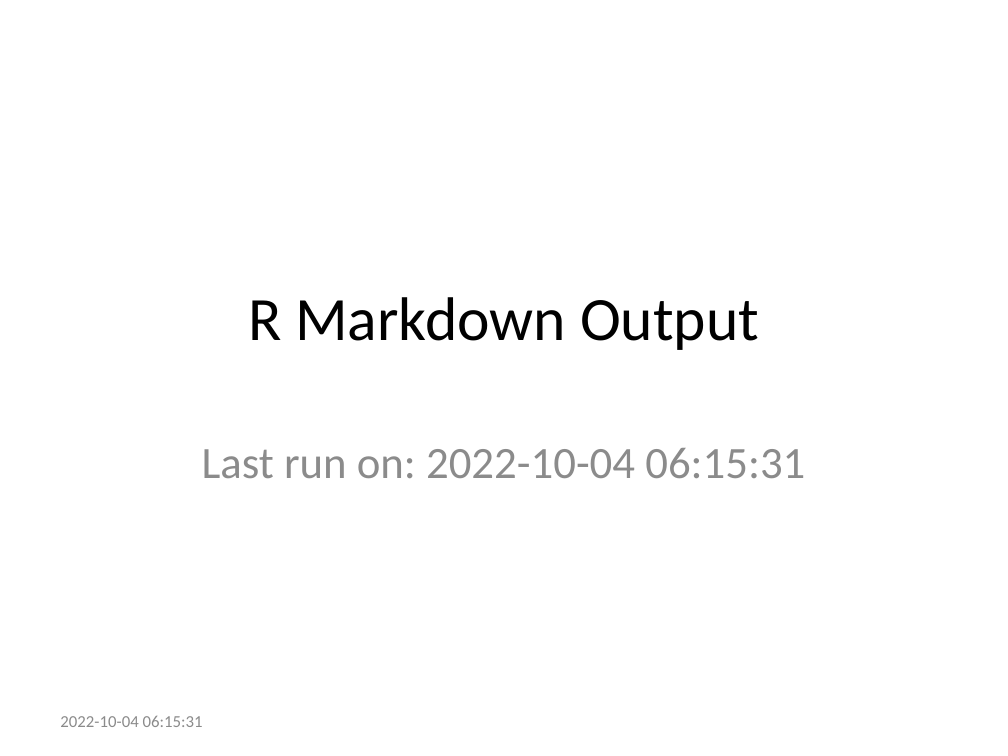
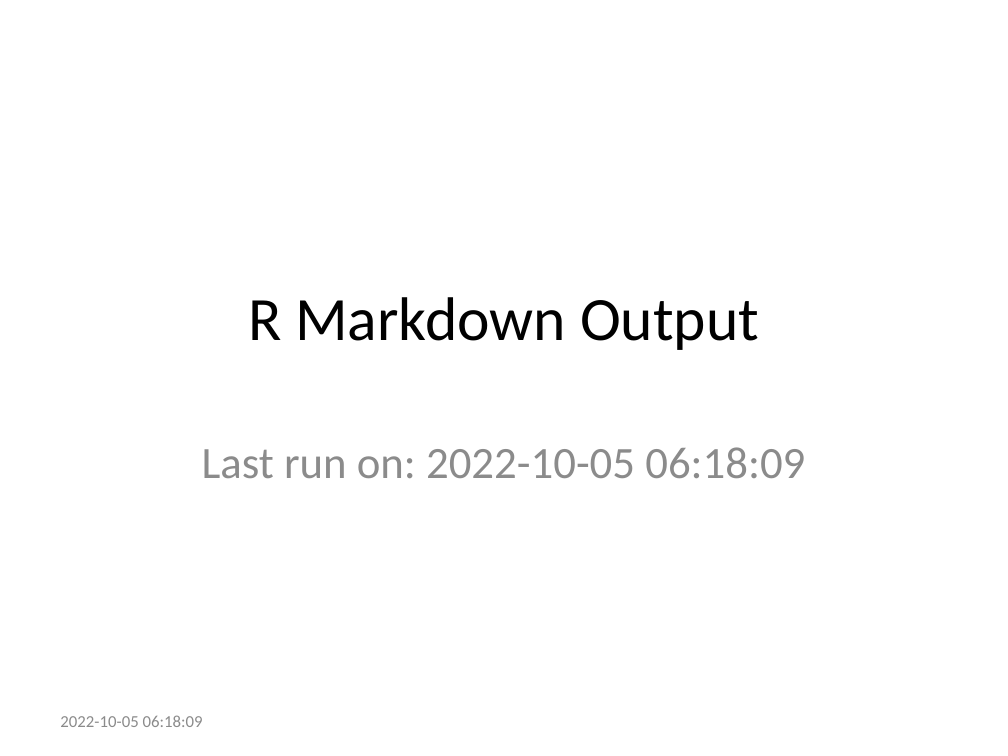
Before and after one commit to ries9112/R-Markdown-Gallery, a slide deck: slide 1 of presentations/powerpoint.pptx. Drawn at 1008x756 pixels with LibreOffice and Linux fonts; fonts in the diff are those of the drawing. Boxes give left, top, right and bottom in pixels: in the first picture for what was removed or moved away, otherwise in the second. Text is boxed around its words. In the diff, an @@ line names an element or a change of style, - is before the commit and + after.

Commit message:
Refresh R Markdown examples from CI automated process

```diff
--- a/presentations/powerpoint.pptx
+++ b/presentations/powerpoint.pptx
@@ subtitle at bbox=[202, 447, 805, 478]: text changed @@
-Last run on: 2022-10-04 06:15:31
+Last run on: 2022-10-05 06:18:09
@@ text at bbox=[60, 715, 203, 727]: text changed @@
-2022-10-04 06:15:31
+2022-10-05 06:18:09
```
Also in this commit, not shown: 22 other files.
